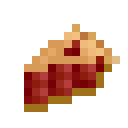
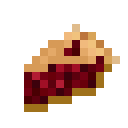
The second 128 × 128 image is a revision of the first. Changes to its layers:
added layer "cranberry pie" above "raisin pie" over [24, 40, 104, 104]
hid "plum pie" over [24, 40, 104, 104]
showed "blueberry pie" over [24, 24, 104, 104]
hid "apple_pie_slice.png" over [24, 24, 104, 104]
